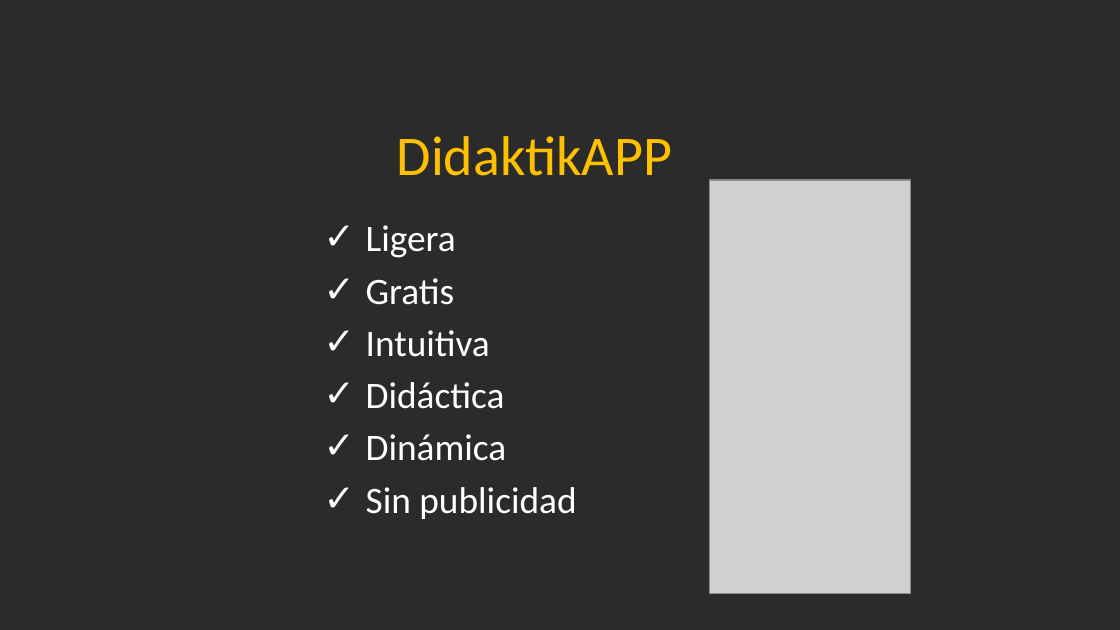
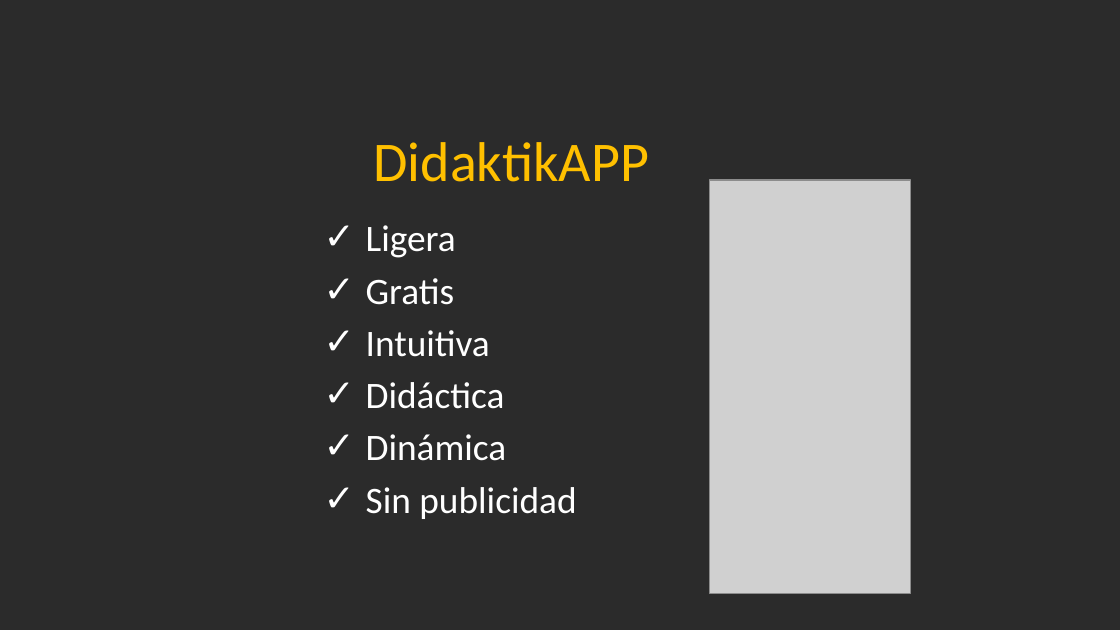
Before and after one commit to Jandycon/PROYECTOAPP, a slide deck: slide 11 of DidaktikApp.pptx. Drawn at 1120x630 pixels with LibreOffice and Linux fonts; fonts in the diff are those of the drawing; grey boxes stand for pictures; background and template pictures are left out; a plain dark background stands for a picture behind light text. Boxes give left, top, right and bottom in pixels: in the first picture for what was removed or moved away, otherwise in the second. Text is boxed around its words. In the diff, an @@ line names an element or a change of style, - is before the commit and + after.

```diff
--- a/DidaktikApp.pptx
+++ b/DidaktikApp.pptx
@@ text "DidaktikAPP": place and size @@
-text "DidaktikAPP" at box(397, 136, 672, 176)
+text "DidaktikAPP" at box(373, 142, 648, 182)
```
Also in this commit, not shown: 4 other slides changed, 3 slides added.
